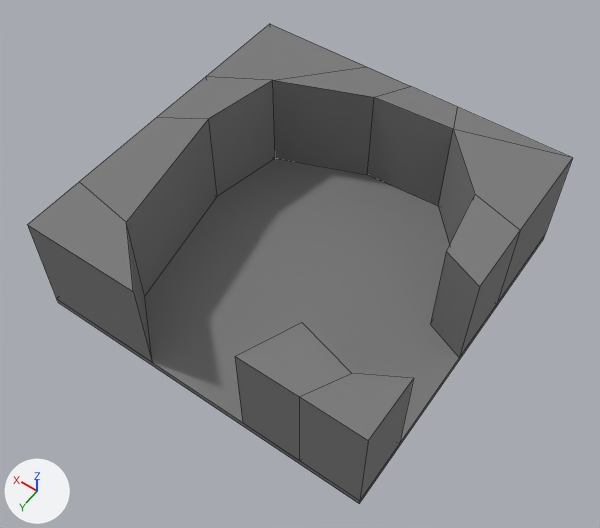
A saved change to the FBX model Assets/Art/Models/Tiles/MDL_L-Floor_2.fbx.
Camera for both pictures: a camera (50 mm lens) standing at (-12.5, 18.0, 28.4) and looking at (-0.3, 1.0, 1.7). Lighting does not change. The marker at lower left points along +X, +Y and +Z. The first picture is the older version. Mesh edges are drawn as thin lines. Where no turn or scale is listed for an object, it has been applied to the vertices.

Script lines for the objects in view, before the commit:
```python
me_cube = bpy.data.meshes.new('Cube')
me_cube.from_pydata(...)  # a box spanning x -7.5..7.5, y -7.5..7.5, z 0.0..0.3
me_cube.materials.append(mat_grey)  # grey #7b7b7b
me_cube_005 = bpy.data.meshes.new('Cube.005')
me_cube_005.from_pydata(...)  # 38 vertices, 37 faces; spans x -7.4..7.6, y -7.5..7.5, z 0.3..5.0
me_cube_005.materials.append(mat_grey)  # grey #7b7b7b
me_cube_013 = bpy.data.meshes.new('Cube.013')
me_cube_013.from_pydata(...)  # 12 vertices, 10 faces; spans x -7.43..-2.22, y 4.81..7.5, z 0.29..5.0
me_cube_013.materials.append(mat_grey)  # grey #7b7b7b
ob_floor = bpy.data.objects.new('Floor', me_cube)
ob_floor.location = (0.0, 0.0, 0.0)
ob_l2_wall1 = bpy.data.objects.new('L2_wall1', me_cube_013)
ob_l2_wall1.location = (-0.07, 0.0, 0.0)
ob_l2_wall2 = bpy.data.objects.new('L2_wall2', me_cube_005)
ob_l2_wall2.location = (-0.07, 0.0, 0.0)
```
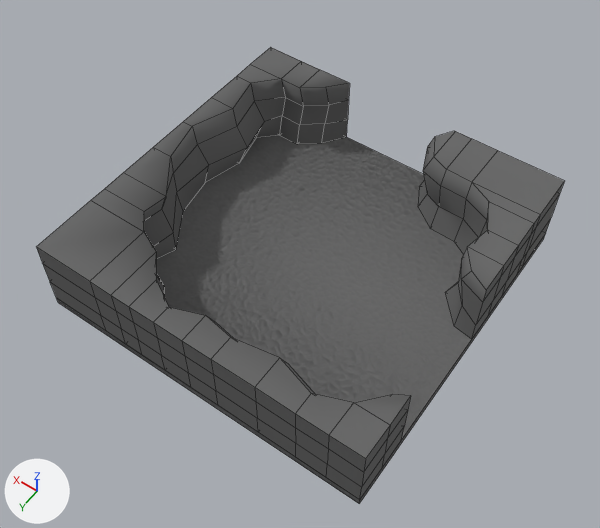
The newer file is also rescaled (x1.667) as a whole; pictures and numbers use the older file's frame.

Edits to the bpy script that builds the scene:
```text
Add img_tex_floor_normal_png:
    img_tex_floor_normal_png = load_image('TEX_Floor_Normal.png', '../../Textures/Tiles/TEX_Floor_Normal.png', 2048, 2048, 'Non-Color')
Add mat_floor:
    mat_floor = bpy.data.materials.new('Floor')
    # colours: dark grey #666666
    # uses the picture img_tex_floor_normal_png
Add mat_wall:
    mat_wall = principled_material('Wall')
    mat_wall.base_color = (0.134, 0.134, 0.134)  # dark grey #666666
    mat_wall.roughness = 1.0
Change me_cube:
    used by ob_floor; location = (0.0, 0.0, 0.0)
    remove me_cube.from_pydata(...)  # 8 vertices, 6 faces; spans x -7.5..7.5, y -7.5..7.5, z 0.0..0.3
    add me_cube.from_pydata(...)  # 8 vertices, 6 faces; spans x -7.5..7.5, y -7.5..7.5, z 0.0..0.4
    me_cube part 1: 6 faces spanning x -7.5..7.5, y -7.5..7.5, z 0.0..0.4 switch from mat_grey (grey #7b7b7b) to mat_floor
    edits to the shape of me_cube do not show in these pictures
Add me_cube_016:
    me_cube_016.from_pydata(...)  # 72 vertices, 70 faces; spans x -7.5..-1.54, y -7.5..-0.69, z 0.37..3.69
    me_cube_016.materials.append(mat_wall)  # dark grey #666666
Add me_cube_015:
    me_cube_015.from_pydata(...)  # 176 vertices, 174 faces; spans x -7.5..7.5, y -7.5..7.5, z 0.37..3.69
    me_cube_015.materials.append(mat_wall)  # dark grey #666666
Remove ob_l2_wall2:
    ob_l2_wall2 = bpy.data.objects.new('L2_wall2', me_cube_005)
    ob_l2_wall2.location = (-0.07, 0.0, 0.0)
Remove ob_l2_wall1:
    ob_l2_wall1 = bpy.data.objects.new('L2_wall1', me_cube_013)
    ob_l2_wall1.location = (-0.07, 0.0, 0.0)
Add ob_l2_wall2_1:
    ob_l2_wall2_1 = bpy.data.objects.new('L2_Wall2', me_cube_016)
    ob_l2_wall2_1.location = (0.0, 0.0, 0.0)
Add ob_l2_wall1_1:
    ob_l2_wall1_1 = bpy.data.objects.new('L2_Wall1', me_cube_015)
    ob_l2_wall1_1.location = (0.0, 0.0, 0.0)
```

Where the change shows, as pixel boxes [x1, y1, x2, y2] in the pictures (600 x 528 px):
'L2_wall2', deleted
    before: [27, 24, 573, 362]
'Floor', reshaped (7% taller)
    before: [57, 158, 545, 504]
    after: [56, 135, 546, 504]
'L2_Wall1', added
    after: [36, 47, 411, 500]
'L2_wall1', deleted
    before: [235, 323, 414, 501]
'L2_Wall2', added
    after: [418, 131, 564, 339]
